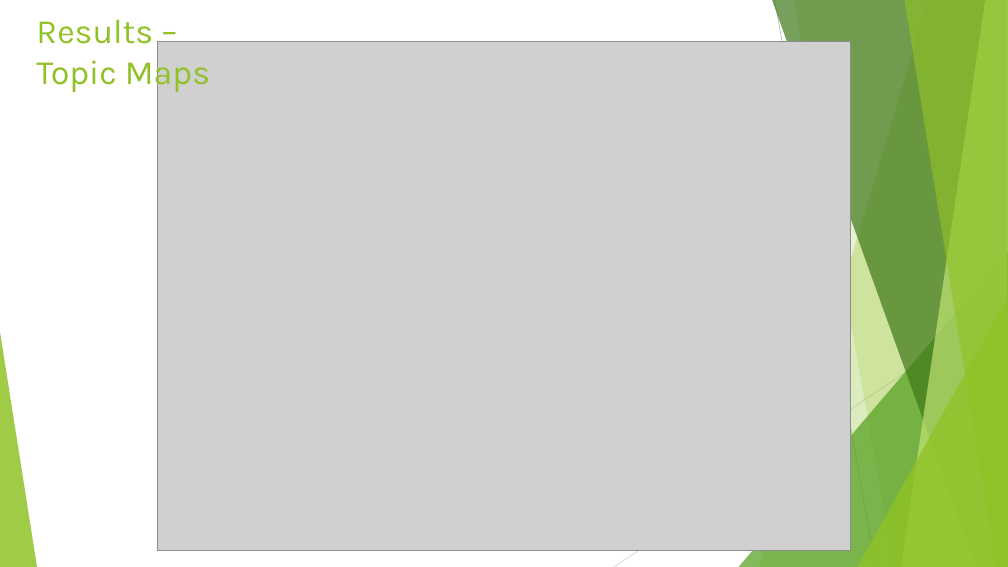
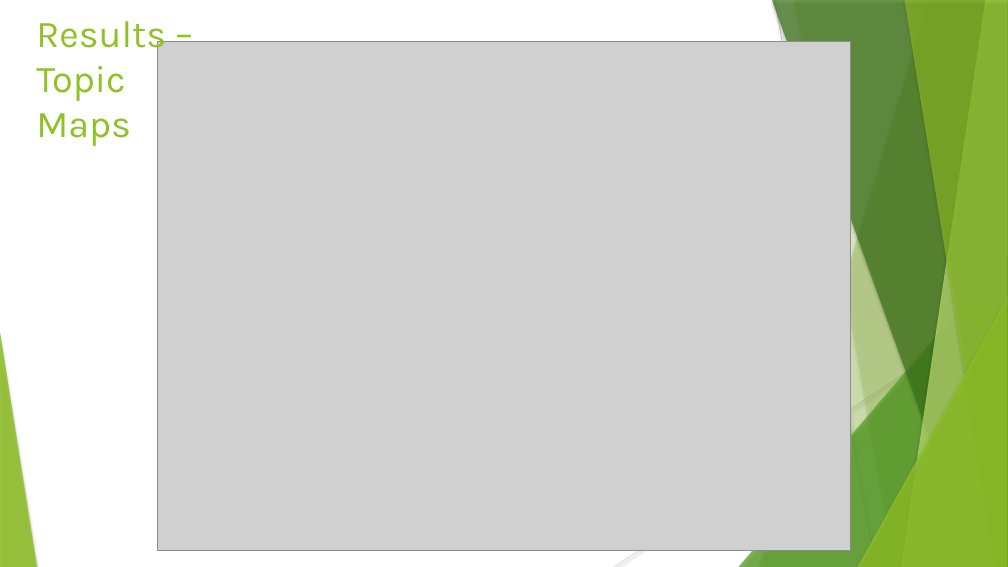
Before and after one commit to rodger79/CS6000, a slide deck: slide 9 of presentation/Presentation On Code Smells and Machine Learning Research.pptx (slide 10 before the commit). Drawn at 1008x567 pixels with LibreOffice and Linux fonts; fonts in the diff are those of the drawing; grey boxes stand for pictures. Boxes give left, top, right and bottom in pixels: in the first picture for what was removed or moved away, otherwise in the second. Text is boxed around its words. In the diff, an @@ line names an element or a change of style, - is before the commit and + after.

```diff
--- a/presentation/Presentation On Code Smells and Machine Learning Research.pptx
+++ b/presentation/Presentation On Code Smells and Machine Learning Research.pptx
@@ text "Results – Topic Maps" at (x1=36, y1=21, x2=166, y2=146): size 32.4 to 36 pt @@
@@ line (775, 0) - (876, 567): stroke #BFBFBF 0.75 pt to #BFBFBF 0.74 pt @@
@@ freeform shape at (x1=794, y1=0, x2=1008, y2=567): shadow on; outline redrawn @@
@@ shadow on in 6 elements at (x1=759, y1=0, x2=1008, y2=567), (x1=739, y1=252, x2=1008, y2=567), (x1=772, y1=0, x2=1008, y2=567), (x1=901, y1=0, x2=1008, y2=567), (x1=904, y1=0, x2=1008, y2=567), (x1=858, y1=297, x2=1008, y2=567) @@
@@ line (1008, 305) - (614, 567): stroke #D9D9D9 0.75 pt to #D9D9D9 0.74 pt @@
```
Also in this commit, not shown: 15 other slides changed, 2 slides removed.
